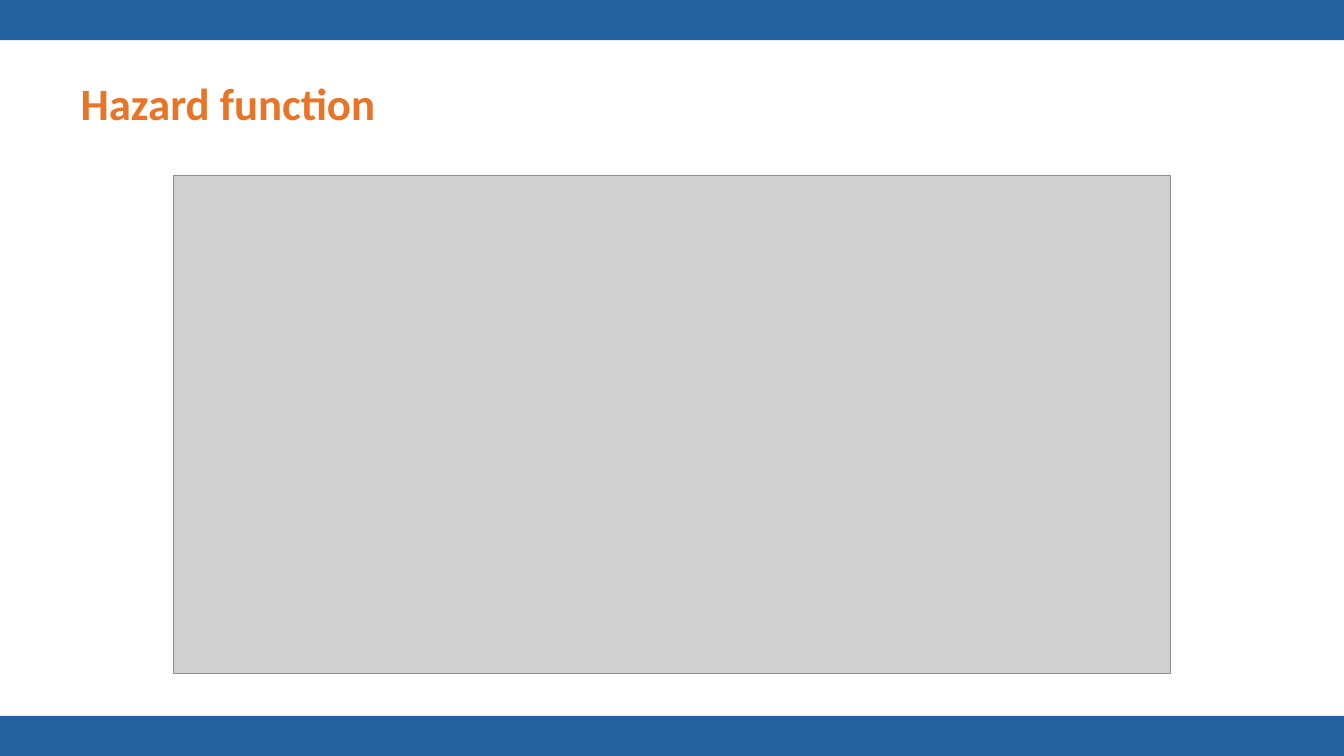
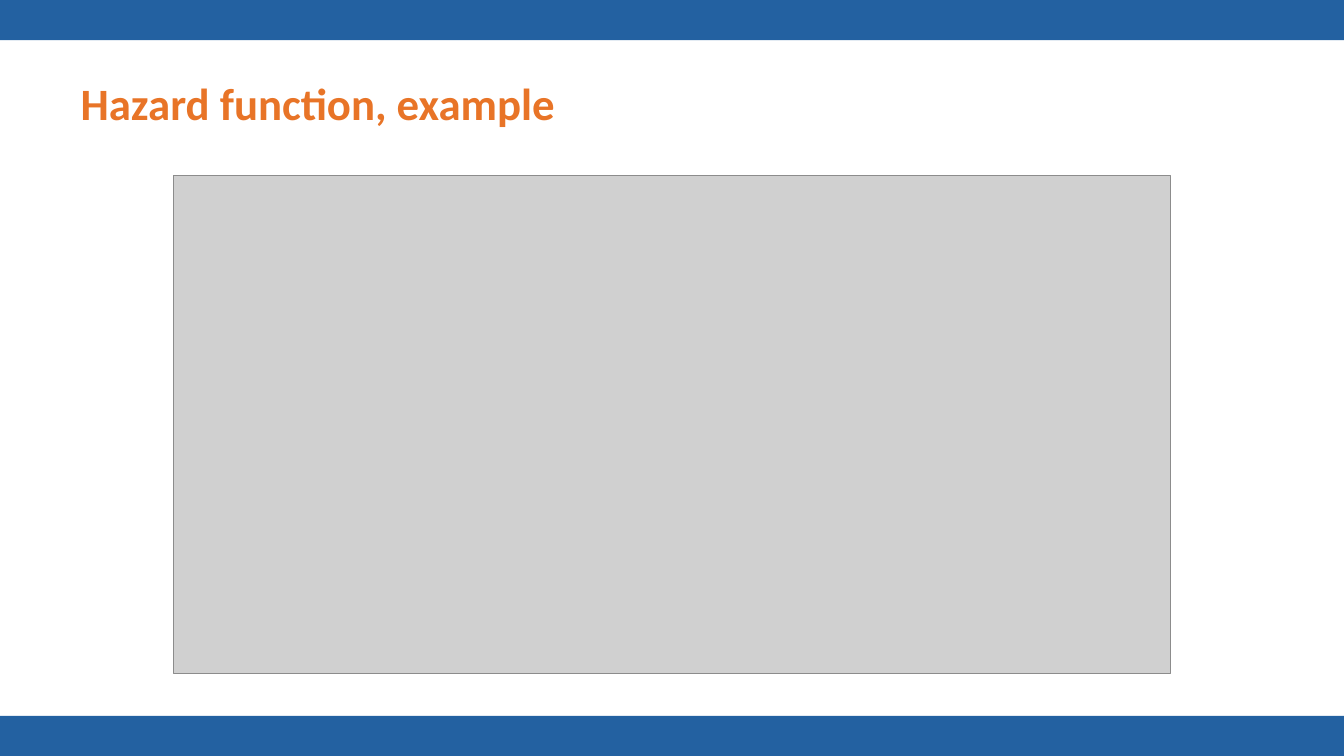
Before and after one commit to pmean/talks, a slide deck: slide 19 of frailty/frailty.pptx (slide 17 before the commit). Drawn at 1344x756 pixels with LibreOffice and Linux fonts; fonts in the diff are those of the drawing; grey boxes stand for pictures; background and template pictures are left out. Boxes give left, top, right and bottom in pixels: in the first picture for what was removed or moved away, otherwise in the second. Text is boxed around its words. In the diff, an @@ line names an element or a change of style, - is before the commit and + after.

```diff
--- a/frailty/frailty.pptx
+++ b/frailty/frailty.pptx
@@ title at (x1=81, y1=88, x2=555, y2=127): text changed @@
-Hazard function
+Hazard function, example
```
Also in this commit, not shown: 8 other slides changed, 10 slides added, 1 slide removed, 4 other files.
